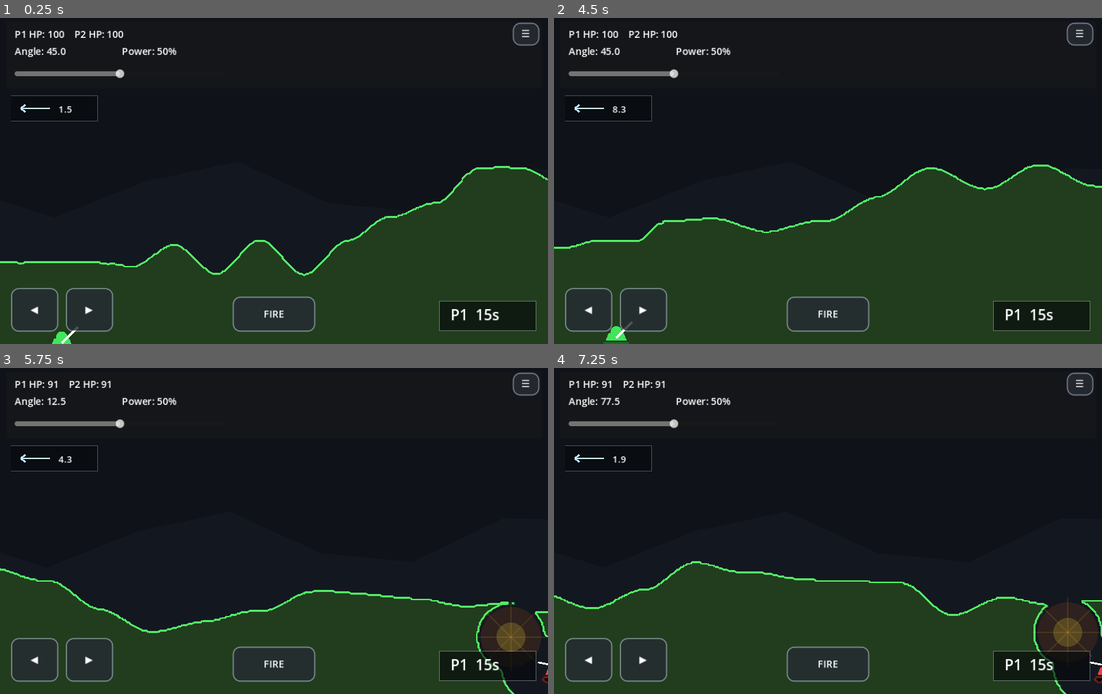
Above: before the commit, frames 1-4 (two rows, left to right).
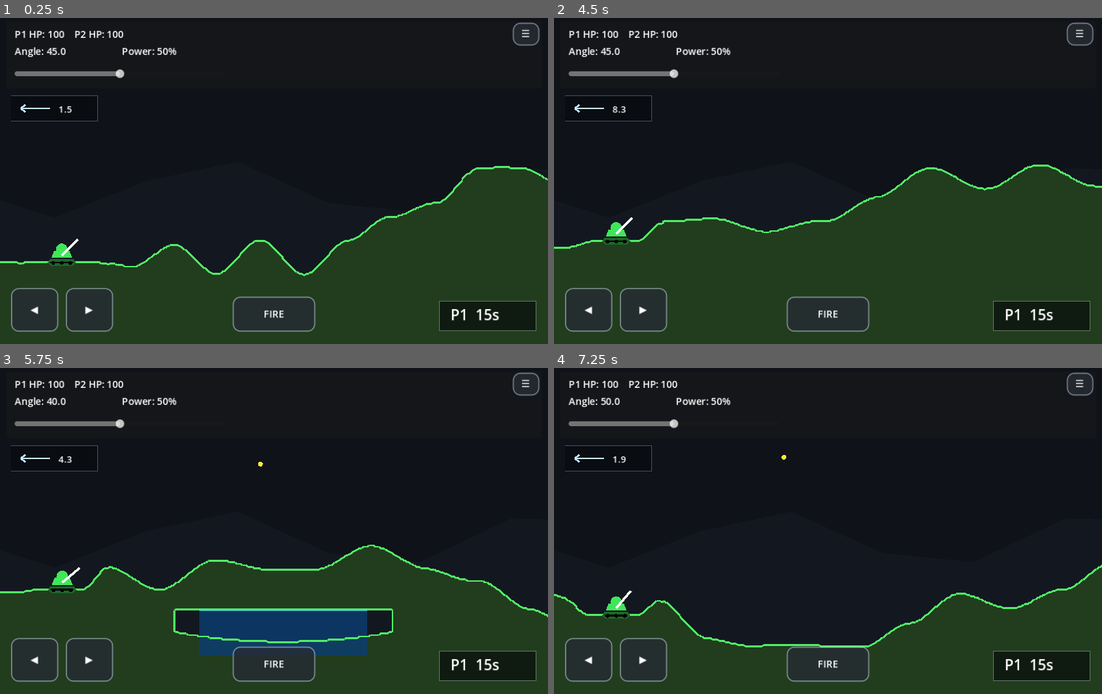
Above: after the commit, the same moments.

Repository: nwrowe/tilt-tanks
Game: Godot game, scene res://scenes/Main.tscn
Same seed, same stepped clock (60 frames per second), same inputs: the game is played once before the commit and once after it.
Inputs:
- Up to frame 1 (0.25 s): no input
- Up to frame 2 (4.5 s): click "☰" at 0.5 s; click "◀" at 1.25 s; click "▶" at 2 s; click "FIRE" at 2.75 s; click "Rematch" at 3.5 s; tap Enter (ui_accept) at 4.25 s; hold Right from 4.28 s (still down); hold R from 4.28 s (still down)
- Up to frame 3 (5.75 s): tap Enter (ui_accept) at 4.52, 5.27 s; release Right at 5.03 s; release R at 5.03 s; hold Down from 5.03 s (still down); tap Space at 5.1 s
- Up to frame 4 (7.25 s): release Down at 5.78 s; hold Right 5.78-6.53 s; hold R 5.78-6.53 s; hold Up from 6.53 s (still down); tap Space at 6.6 s; tap Enter (ui_accept) at 6.77 s

The runs differ from the first frame. In frame 1, 0.3% of the frame differs, in the area x 8-15%, y 67-100%; in frame 2, 0.4%; in frame 3, 17%, in the area x 0-100%, y 3-100%; in frame 4, 14%.

Commit message:
Use floor and movement fix script

Diff:
--- a/scenes/Main.tscn
+++ b/scenes/Main.tscn
@@ -1,6 +1,6 @@
 [gd_scene load_steps=2 format=3 uid="uid://tilttanksmain"]
 
-[ext_resource type="Script" path="res://scripts/MainMask4.gd" id="1_main"]
+[ext_resource type="Script" path="res://scripts/MainMask5.gd" id="1_main"]
 
 [node name="Main" type="Node2D"]
 script = ExtResource("1_main")
